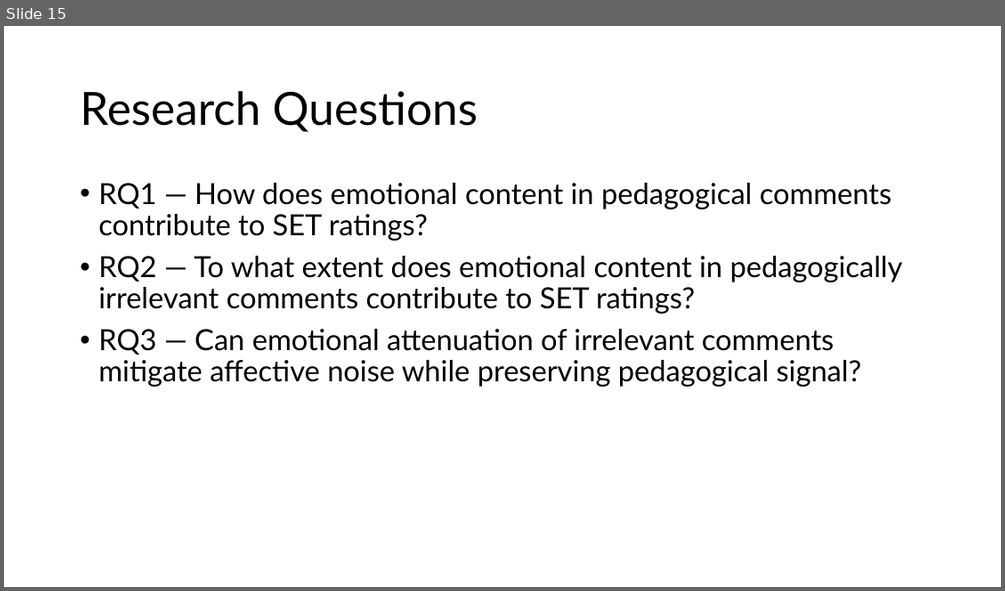
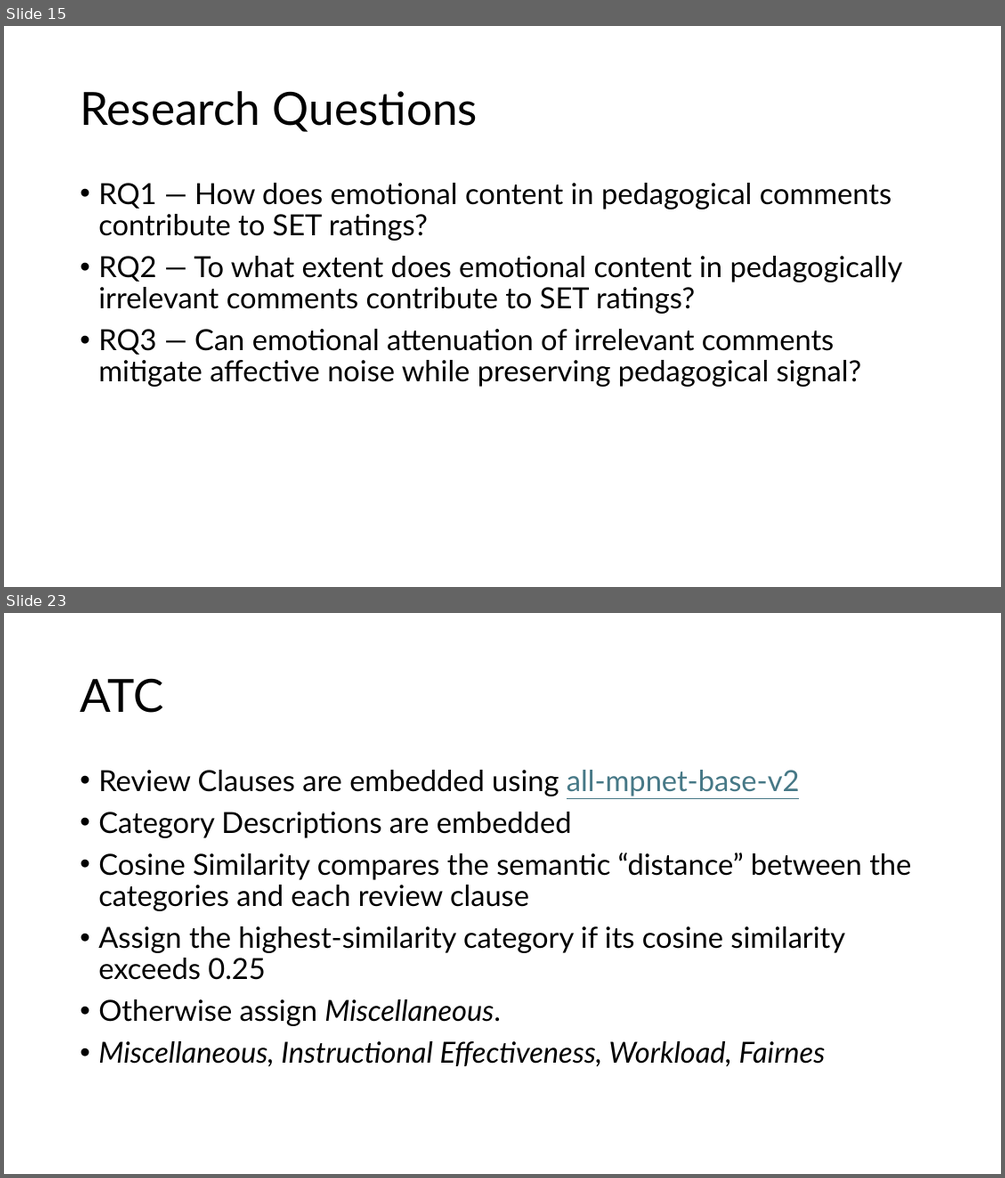
Before and after one commit to ItsSpicee/Validity-Weighted-Attenuation, a slide deck: Presentation/AMMCS PREZZY.pptx. Shown one above the other, each under a label of ours: slide 15 before the commit, slides 15 and 23 after it; the slides between them are not shown. The pictures are 1005x591 and 1005x1178 pixels, drawn with LibreOffice and Linux fonts; fonts in the diff are those of the drawing. Boxes give left, top, right and bottom in pixels: in the first picture for what was removed or moved away, otherwise in the second. Text is boxed around its words. In the diff, an @@ line names an element or a change of style, - is before the commit and + after.

```diff
--- a/Presentation/AMMCS PREZZY.pptx
+++ b/Presentation/AMMCS PREZZY.pptx
@@ slide 23 added at bbox=[4, 613, 1001, 1174], background #FFFFFF @@
@@ title added at bbox=[80, 678, 163, 713], 44 pt, text #000000 @@
+ATC
@@ text added at bbox=[98, 770, 911, 1067], 28 pt, text #000000 @@
+• Review Clauses are embedded using all-mpnet-base-v2
+• Category Descriptions are embedded
+• Cosine Similarity compares the semantic “distance” between the categories and each review clause
+• Assign the highest-similarity category if its cosine similarity exceeds 0.25
+• Otherwise assign Miscellaneous.
+• Miscellaneous, Instructional Effectiveness, Workload, Fairnes
```
Also in this commit, not shown: 16 other slides added.
